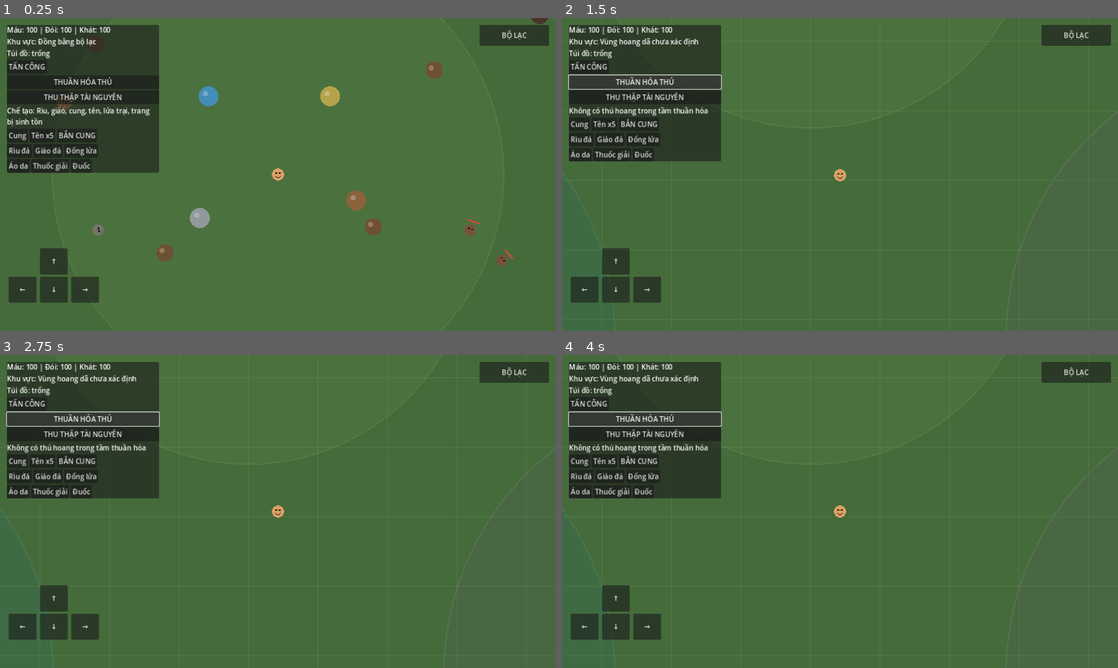
Above: before the commit, frames 1-4 (two rows, left to right).
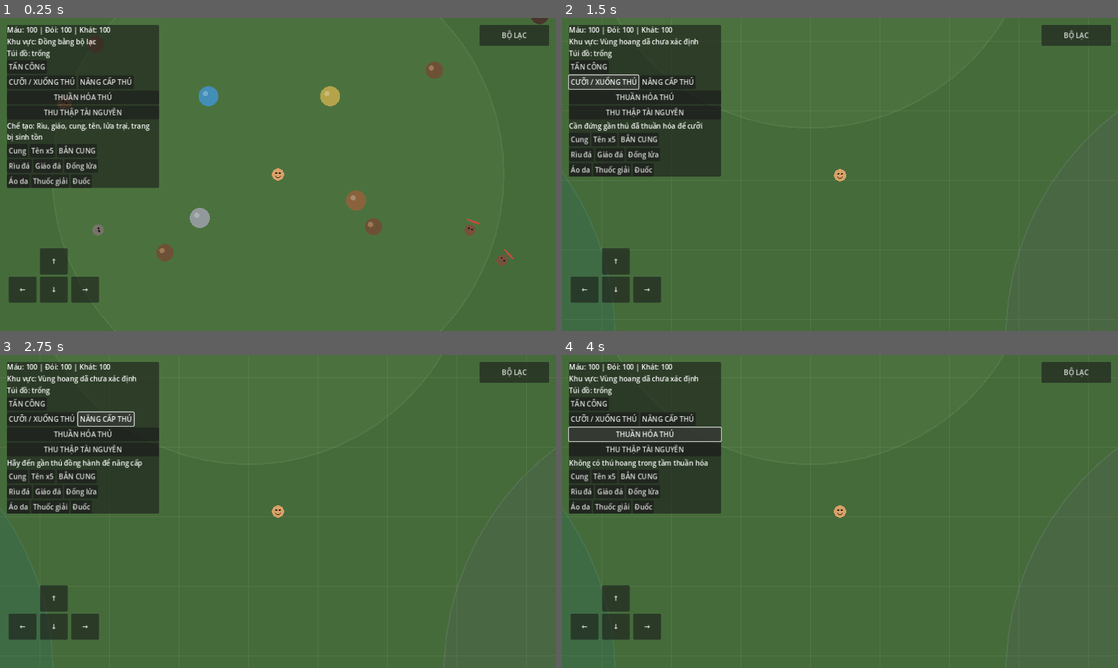
Above: after the commit, the same moments.

Repository: khanhhkt8-hub/Bo-Lac-Tien-Su.
Game: Godot game, scene res://Scenes/Main.tscn
Same seed, same stepped clock (60 frames per second), same inputs: the game is played once before the commit and once after it.
Inputs (mouse positions are in pixels of both pictures, inside the frame that each line leads up to):
- Up to frame 1 (0.25 s): no input
- Up to frame 2 (1.5 s): click (606, 127) at 0.5 s, where only the run after the commit has a clickable "CƯỠI / XUỐNG THÚ"; click (606, 80) at 1.25 s, where only the run after the commit has a clickable "CƯỠI / XUỐNG THÚ"
- Up to frame 3 (2.75 s): click (105, 417) at 2 s, where only the run after the commit has a clickable "NÂNG CẤP THÚ"
- Up to frame 4 (4 s): click "TẤN CÔNG" at 2.75 s; click "THUẦN HÓA THÚ" at 3.5 s

The runs differ from the first frame. In frame 1, 3.2% of the frame differs, in the area x 1-29%, y 18-55%; in frame 2, 3.2%; in frame 3, 3.2%; in frame 4, 3.5%, in the area x 1-29%, y 18-51%.

Commit message:
Add mount and companion upgrade systems

Diff:
--- a/Scripts/UI/SurvivalHUD.gd
+++ b/Scripts/UI/SurvivalHUD.gd
@@ -36,6 +36,16 @@
 	attack_button.text = "TẤN CÔNG"
 	attack_button.pressed.connect(_on_attack_pressed)
 	combat_row.add_child(attack_button)
+	var mount_row := HBoxContainer.new()
+	column.add_child(mount_row)
+	var mount_button := Button.new()
+	mount_button.text = "CƯỠI / XUỐNG THÚ"
+	mount_button.pressed.connect(_on_mount_pressed)
+	mount_row.add_child(mount_button)
+	var upgrade_button := Button.new()
+	upgrade_button.text = "NÂNG CẤP THÚ"
+	upgrade_button.pressed.connect(_on_upgrade_companion_pressed)
+	mount_row.add_child(upgrade_button)
 	var tame_button := Button.new()
 	tame_button.text = "THUẦN HÓA THÚ"
 	tame_button.pressed.connect(_on_tame_pressed)
@@ -206,3 +216,12 @@
 		int(summary.get("total", 6)),
 		str(data.get("hazard", "Không rõ"))
 	]
+
+
+func _on_mount_pressed() -> void:
+	if _player != null and _player.has_method("toggle_mount_nearby_animal"):
+		_craft_status.text = _player.toggle_mount_nearby_animal()
+
+func _on_upgrade_companion_pressed() -> void:
+	if _player != null and _player.has_method("upgrade_nearby_companion"):
+		_craft_status.text = _player.upgrade_nearby_companion()
